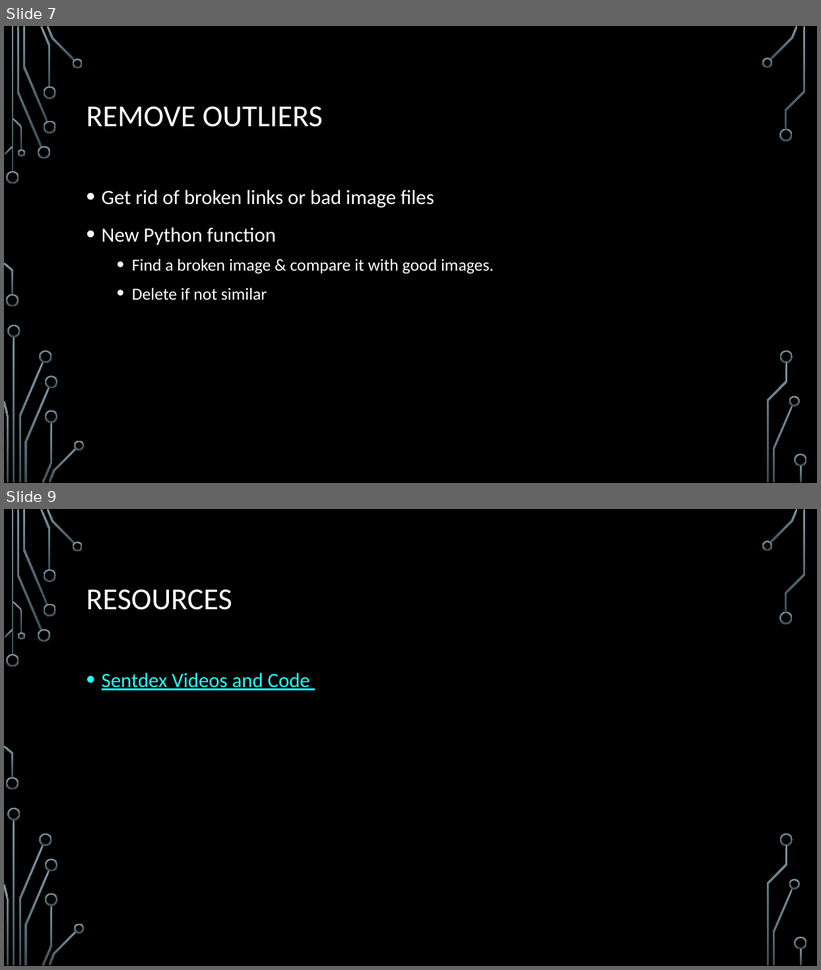
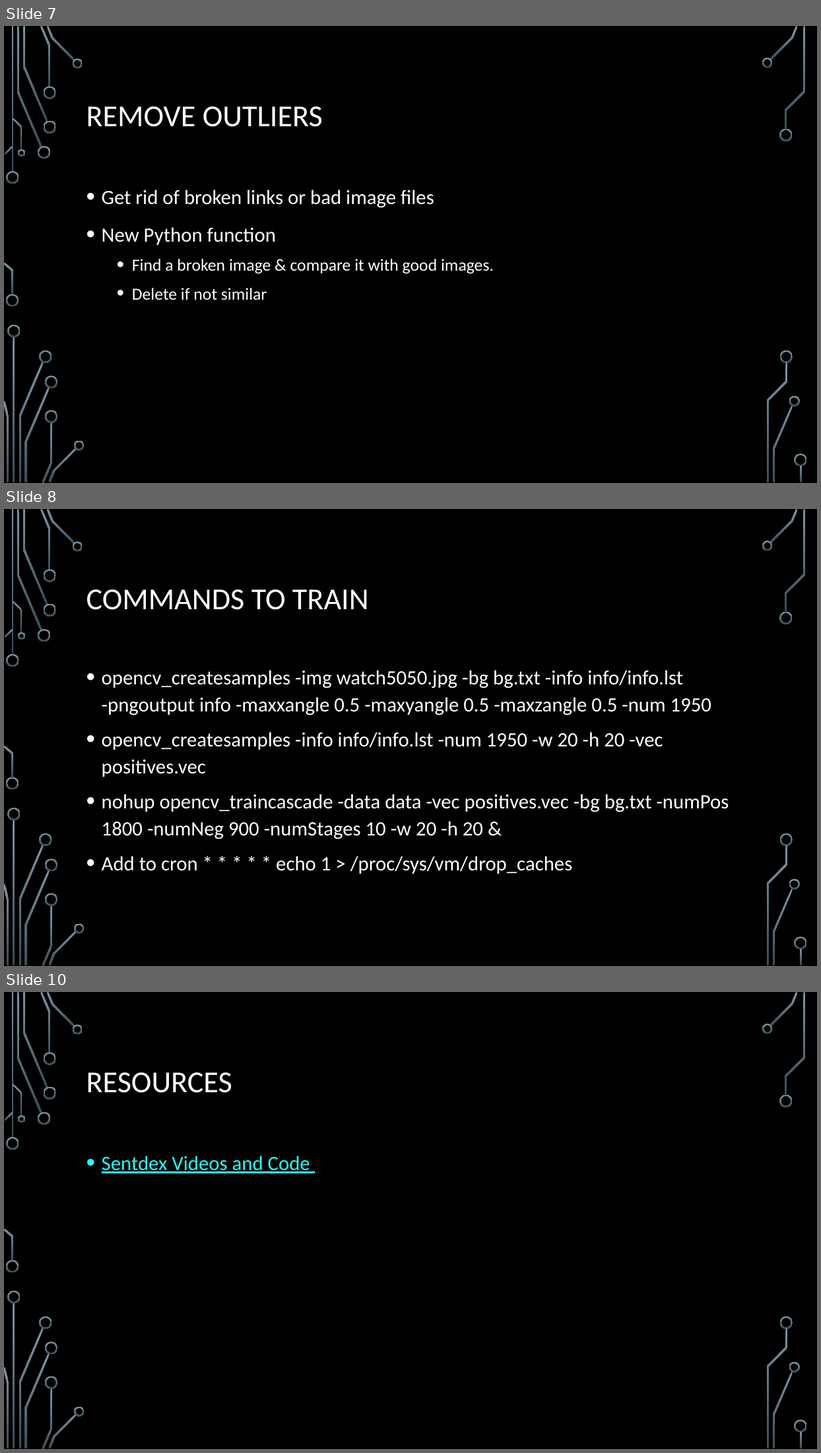
Before and after one commit to KnowledgeMavens/Science-Tech, a slide deck: Python Computer Vision 03-17-17/OpenCV.pptx. Shown one above the other, each under a label of ours: slides 7 and 9 before the commit, slides 7, 8 and 10 after it; the slides between them are not shown. The pictures are 821x970 and 821x1453 pixels, drawn with LibreOffice and Linux fonts; fonts in the diff are those of the drawing; background and template pictures are left out. Boxes give left, top, right and bottom in pixels: in the first picture for what was removed or moved away, otherwise in the second. Text is boxed around its words. In the diff, an @@ line names an element or a change of style, - is before the commit and + after.

```diff
--- a/Python Computer Vision 03-17-17/OpenCV.pptx
+++ b/Python Computer Vision 03-17-17/OpenCV.pptx
@@ slide 8 added at box(4, 509, 817, 966), background picture (left out); not listed: 36 template elements that a slide beside it also shows @@
@@ title added at box(86, 590, 369, 610), 36 pt, text #FFFFFF @@
+COMMANDS TO TRAIN
@@ text added at box(102, 670, 729, 874), 24 pt, text #FFFFFF @@
+• opencv_createsamples -img watch5050.jpg -bg bg.txt -info info/info.lst -pngoutput info -maxxangle 0.5 -maxyangle 0.5 -maxzangle 0.5 -num 1950
+• opencv_createsamples -info info/info.lst -num 1950 -w 20 -h 20 -vec positives.vec
+• nohup opencv_traincascade -data data -vec positives.vec -bg bg.txt -numPos 1800 -numNeg 900 -numStages 10 -w 20 -h 20 &
+• Add to cron * * * * * echo 1 > /proc/sys/vm/drop_caches
@@ what was slide 9 is now slide 10 @@
```
Also in this commit, not shown: 2 slides changed, 1 other slide added, 1 slide removed, 10 other files.
